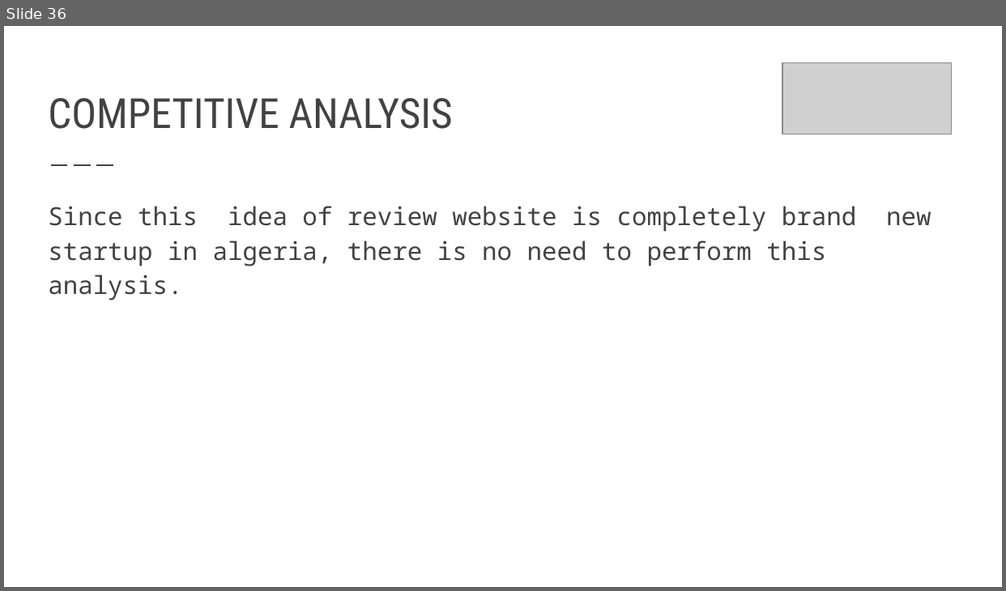
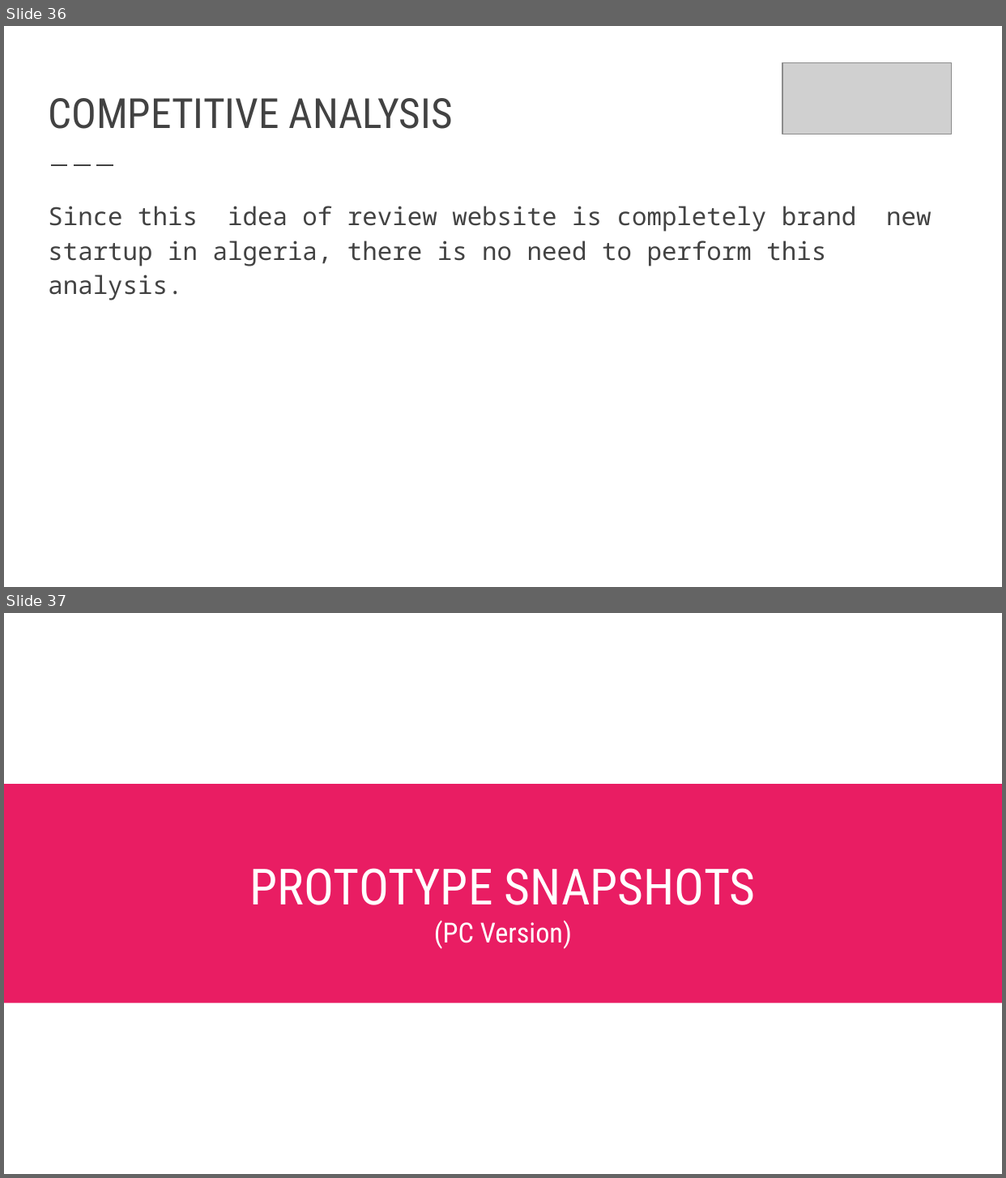
Before and after one commit to BahaniBillel/salmdjareb, a slide deck: SAL M’DJAREB.pptx. Shown one above the other, each under a label of ours: slide 36 before the commit, slides 36 and 37 after it. The pictures are 1006x591 and 1006x1178 pixels, drawn with LibreOffice and Linux fonts; fonts in the diff are those of the drawing; grey boxes stand for pictures. Boxes give left, top, right and bottom in pixels: in the first picture for what was removed or moved away, otherwise in the second. Text is boxed around its words. In the diff, an @@ line names an element or a change of style, - is before the commit and + after.

```diff
--- a/SAL M’DJAREB.pptx
+++ b/SAL M’DJAREB.pptx
@@ slide 37 added at (4, 613, 1002, 1174), background #FFFFFF @@
@@ rectangle added at (4, 784, 1002, 1003), fill #E91D63 @@
@@ title added at (250, 868, 756, 949), 36 pt, text #FFFFFF @@
+PROTOTYPE SNAPSHOTS
+(PC Version)
```
Also in this commit, not shown: 1 slide changed, 8 other slides added, 24 other files.
